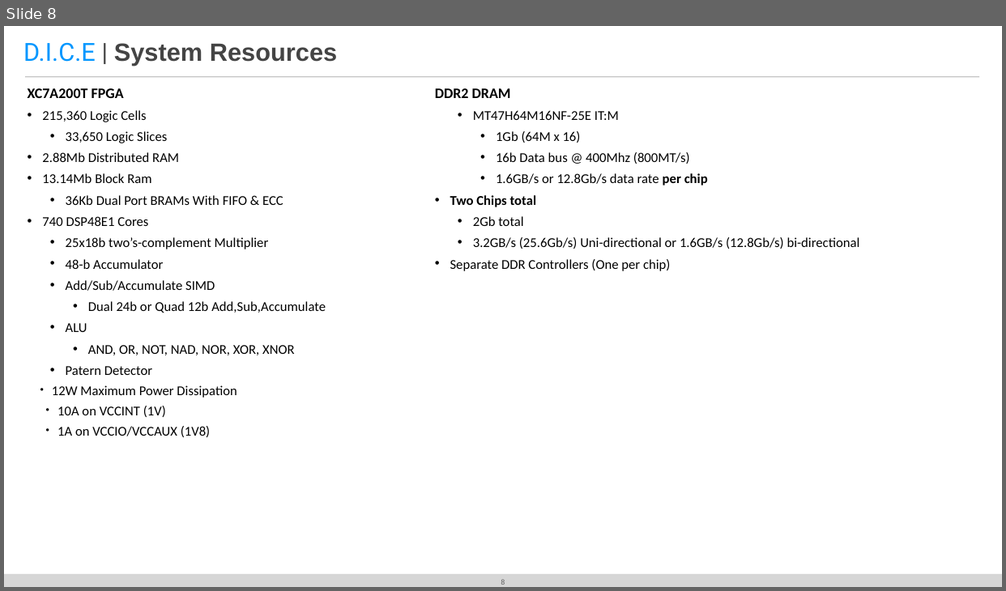
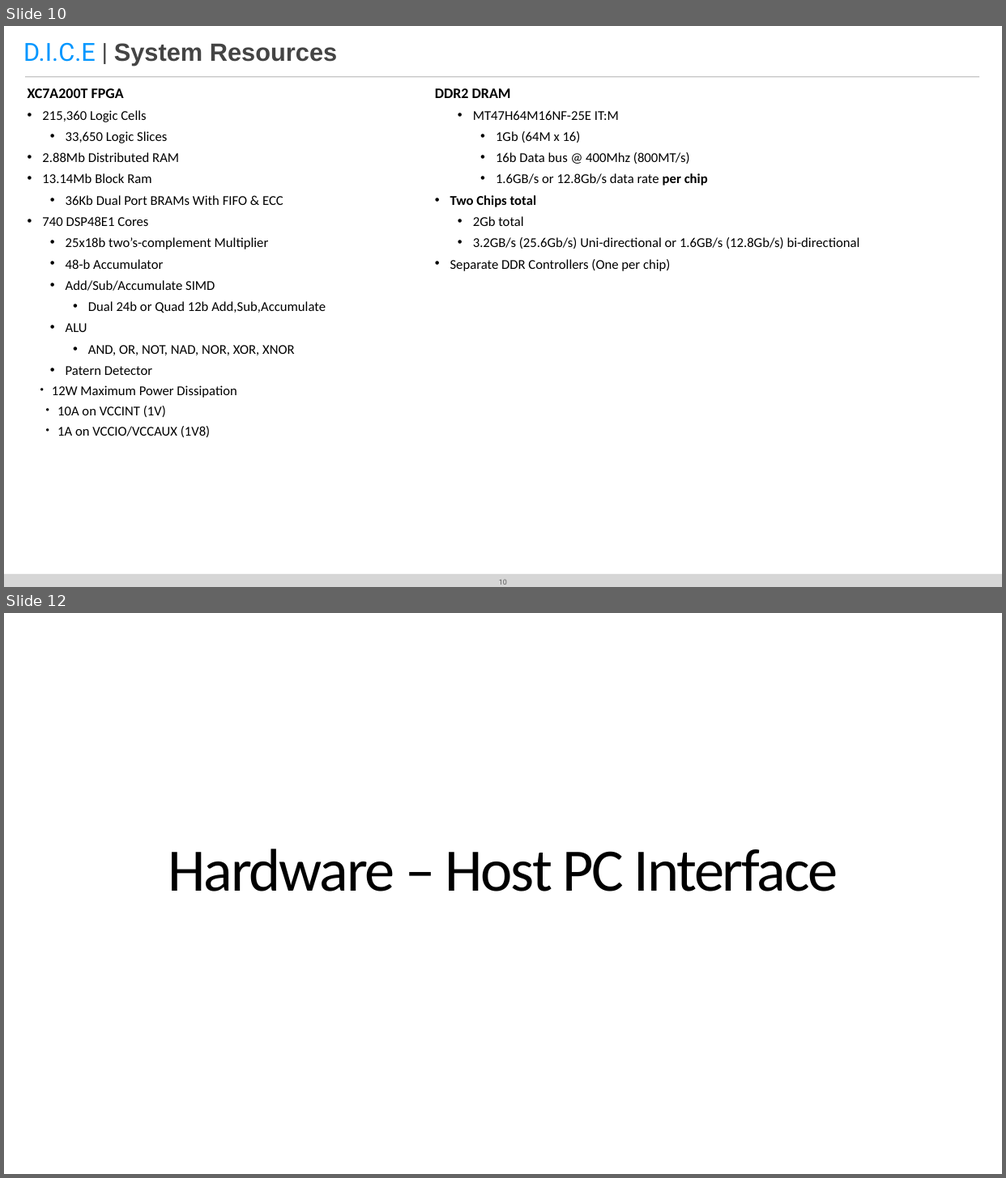
Before and after one commit to DergLabs/DICE, a slide deck: Hardware/Diagrams/DICE Theory of Operation Slides.pptx. Shown one above the other, each under a label of ours: slide 8 before the commit, slides 10 and 12 after it; the slides between them are not shown. The pictures are 1006x591 and 1006x1178 pixels, drawn with LibreOffice and Linux fonts; fonts in the diff are those of the drawing. Boxes give left, top, right and bottom in pixels: in the first picture for what was removed or moved away, otherwise in the second. Text is boxed around its words. In the diff, an @@ line names an element or a change of style, - is before the commit and + after.

```diff
--- a/Hardware/Diagrams/DICE Theory of Operation Slides.pptx
+++ b/Hardware/Diagrams/DICE Theory of Operation Slides.pptx
@@ slide 12 added at (x1=4, y1=613, x2=1002, y2=1174), background #FFFFFF @@
@@ title added at (x1=168, y1=849, x2=838, y2=892), 116 pt, text #000000 @@
+Hardware – Host PC Interface
@@ what was slide 8 is now slide 10 @@
@@ page number at (x1=499, y1=579, x2=507, y2=585): text changed @@
-8
+10
```
Also in this commit, not shown: 3 other slides added, 1 other file.
